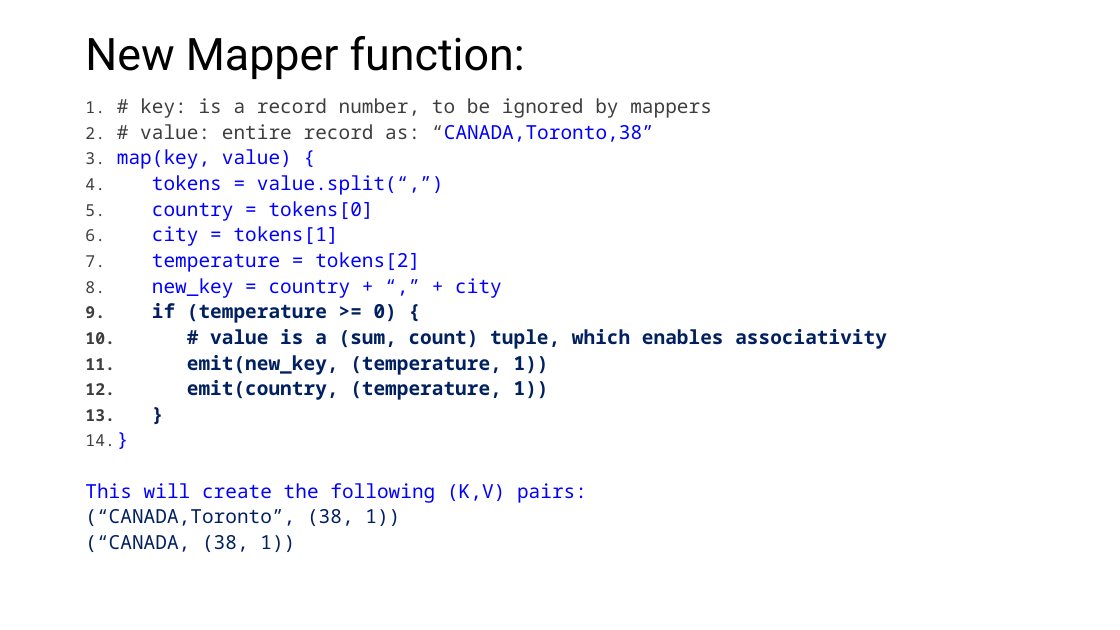
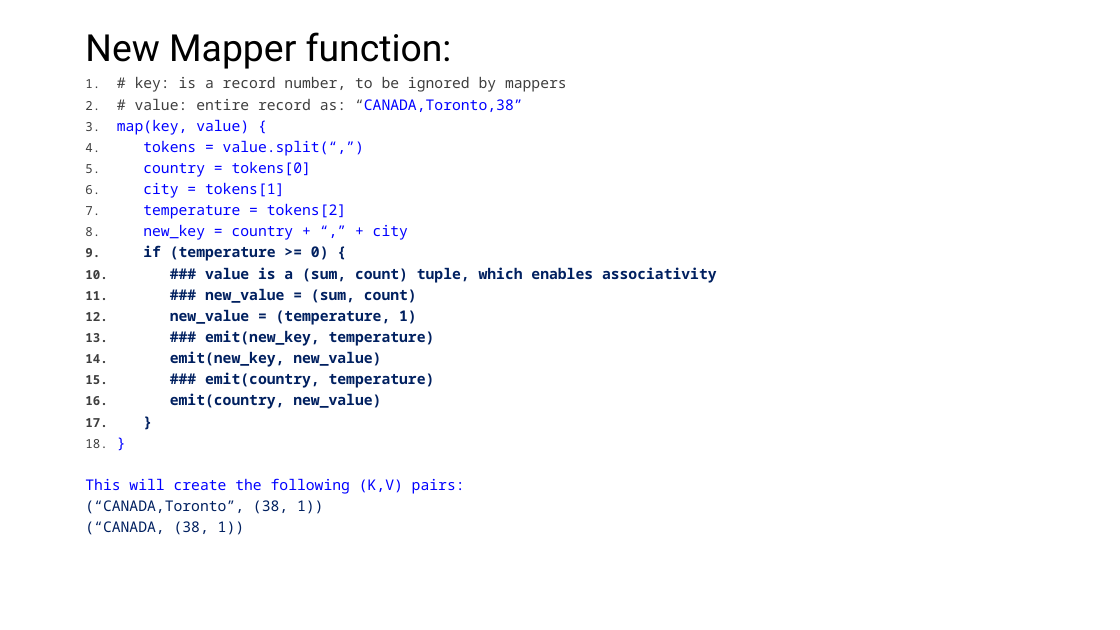
Before and after one commit to mahmoudparsian/big-data-mapreduce-course, a slide deck: slide 23 of slides/mapreduce/3.3_mapreduce_with_combiners.pptx. Drawn at 1120x630 pixels with LibreOffice and Linux fonts; fonts in the diff are those of the drawing; background and template pictures are left out. Boxes give left, top, right and bottom in pixels: in the first picture for what was removed or moved away, otherwise in the second. Text is boxed around its words. In the diff, an @@ line names an element or a change of style, - is before the commit and + after.

Commit message:
updated slides

```diff
--- a/slides/mapreduce/3.3_mapreduce_with_combiners.pptx
+++ b/slides/mapreduce/3.3_mapreduce_with_combiners.pptx
@@ title "New Mapper function:" at [85, 32, 452, 69]: size 38.4 to 32 pt @@
@@ text "# key: is a record ...": place and size @@
-text "# key: is a record ..." at [85, 98, 887, 552]
+text "# key: is a record ..." at [85, 77, 717, 535]
@@ text at [85, 77, 567, 535]: size 16.6 to 12.6 pt in "# key: is a record number, to ...", "# value: entire record as: “CANADA,Toronto,38”", "map(key, value) {", "tokens = value.split(“,”)" and 10 more places @@
@@ text at [170, 267, 717, 409]: text changed; size 16.6 to 12.6 pt @@
-10. # value is a (sum, count) tuple, which enables associativity
-11. emit(new_key, (temperature, 1))
-12. emit(country, (temperature, 1))
+10. ### value is a (sum, count) tuple, which enables associativity
+11. ### new_value = (sum, count)
+12. new_value = (temperature, 1)
+13. ### emit(new_key, temperature)
+14. emit(new_key, new_value)
+15. ### emit(country, temperature)
+16. emit(country, new_value)
```
Also in this commit, not shown: 4 other slides changed, 1 other file.
